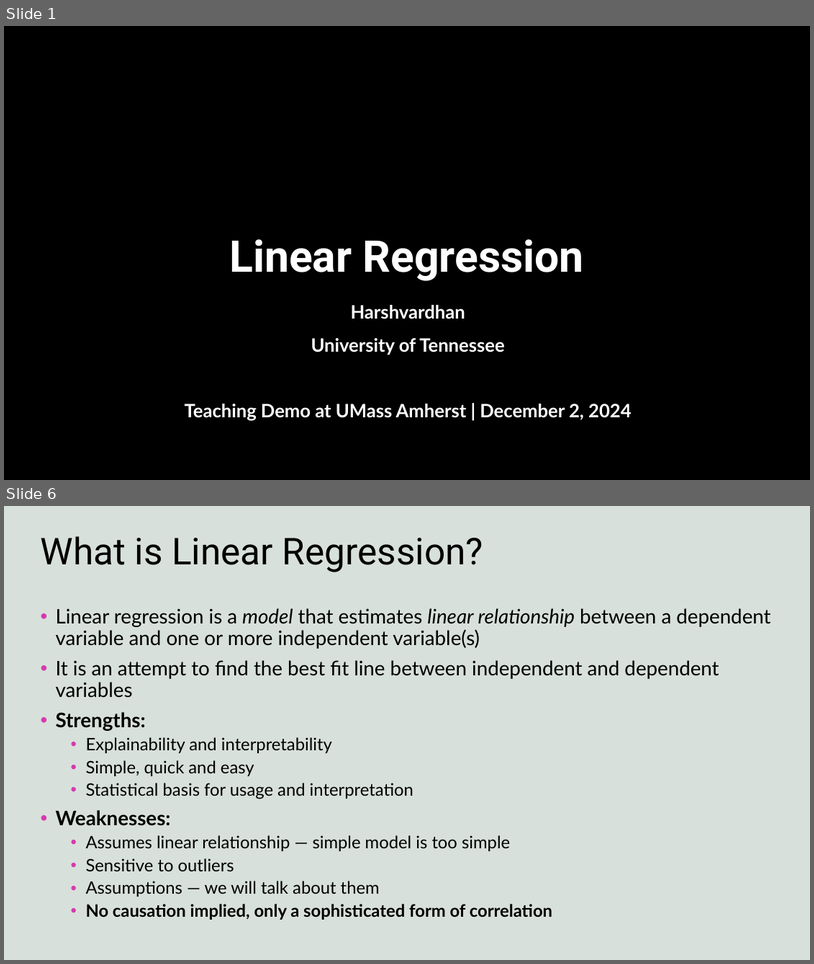
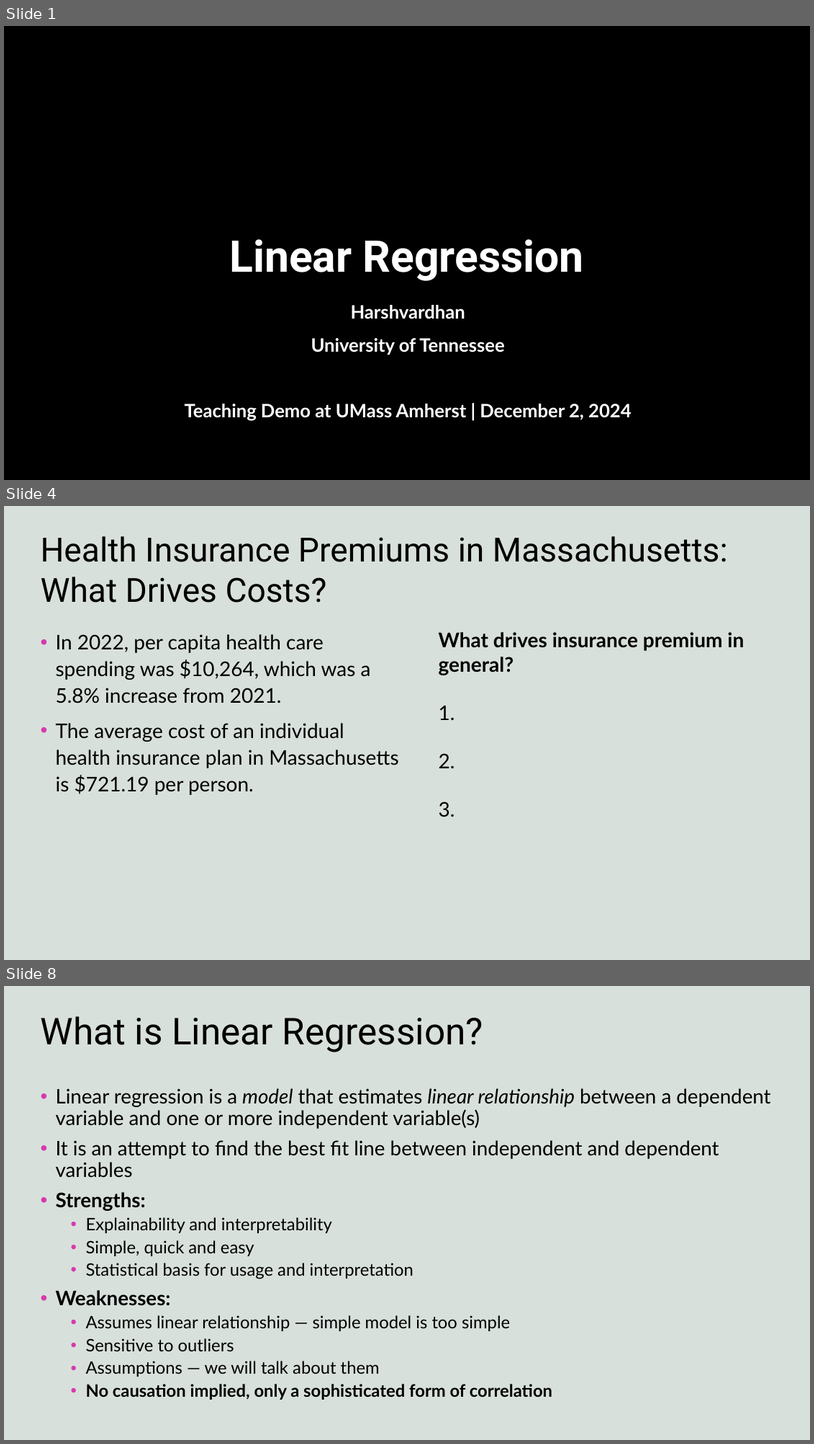
Before and after one commit to harshvardhaniimi/linear-regression, a slide deck: Slides.pptx. Shown one above the other, each under a label of ours: slides 1 and 6 before the commit, slides 1, 4 and 8 after it; the slides between them are not shown. The pictures are 814x964 and 814x1444 pixels, drawn with LibreOffice and Linux fonts; fonts in the diff are those of the drawing; background and template pictures are left out; a plain dark background stands for a picture behind light text. Boxes give left, top, right and bottom in pixels: in the first picture for what was removed or moved away, otherwise in the second. Text is boxed around its words. In the diff, an @@ line names an element or a change of style, - is before the commit and + after.

```diff
--- a/Slides.pptx
+++ b/Slides.pptx
@@ slide 4 added at (4,506,810,960), background #FFFFFF; not listed: 1 template element that a slide beside it also shows @@
@@ title added at (41,536,728,602), 39.6 pt, text #000000 @@
+Health Insurance Premiums in Massachusetts: What Drives Costs?
@@ text added at (56,634,399,795), 24 pt, text #000000 @@
+• In 2022, per capita health care spending was $10,264, which was a 5.8% increase from 2021.
+• The average cost of an individual health insurance plan in Massachusetts is $721.19 per person.
@@ text added at (439,632,744,817), 24 pt, text #000000, bold @@
+What drives insurance premium in general?
+1.
+2.
+3.
@@ what was slide 6 is now slide 8 @@
```
Also in this commit, not shown: 11 slides changed, 6 other slides added, 6 slides removed, 10 other files.
